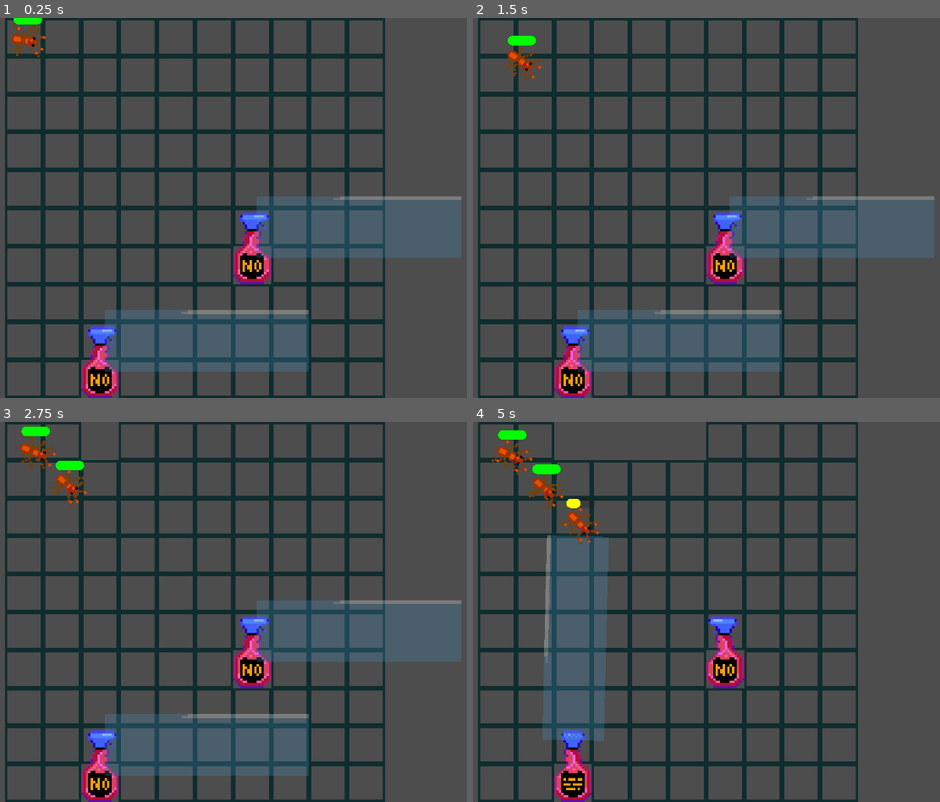
Above: before the commit, frames 1-4 (two rows, left to right).
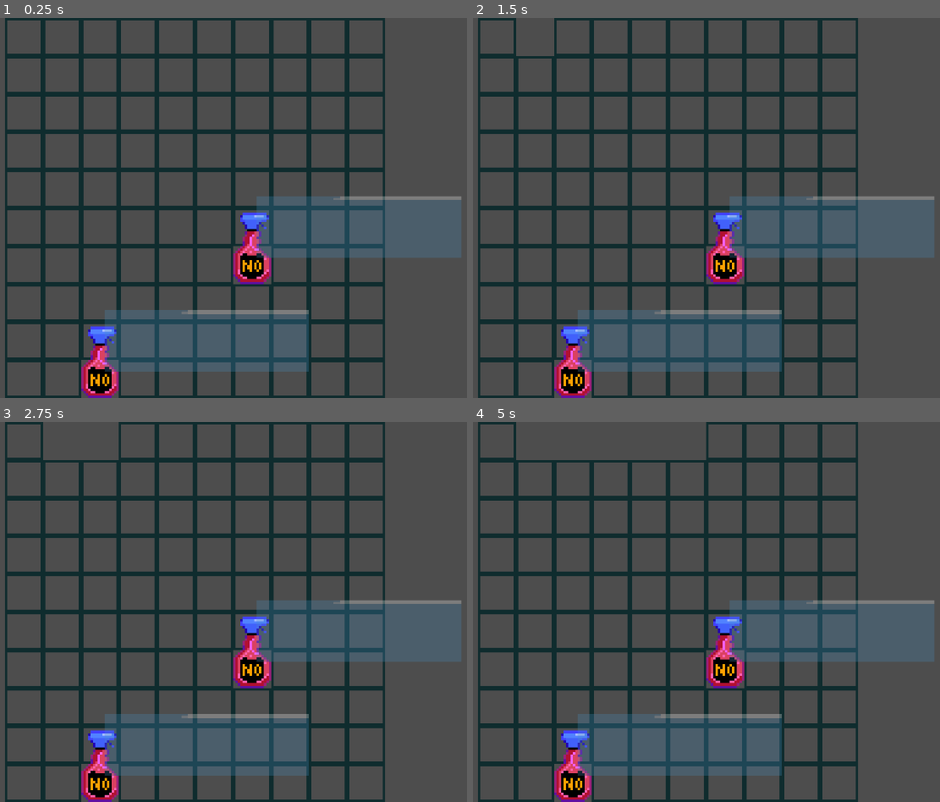
Above: after the commit, the same moments.

Repository: pmaitland/GGJ2026
Game: Godot game, scene res://scenes/main.tscn
Two runs of this game, one before a commit and one after it. Both use one fixed random seed, a clock stepped at 60 frames per second and the inputs below. The engine's default icon, where the game draws it, is replaced by a stand-in: a white triangle on a blue panel in a dark square.
Inputs (mouse positions are in pixels of both pictures, inside the frame that each line leads up to):
- Up to frame 1 (0.25 s): no input
- Up to frame 2 (1.5 s): move the mouse to (496, 37) at 0.52 s; click (496, 37) at 0.67 s; move the mouse to (533, 37) at 1.27 s; click (533, 37) at 1.42 s
- Up to frame 3 (2.75 s): move the mouse to (98, 441) at 2.02 s; click (98, 441) at 2.17 s
- Up to frame 4 (5 s): move the mouse to (613, 441) at 2.77 s; click (613, 441) at 2.92 s; move the mouse to (650, 441) at 3.52 s; click (650, 441) at 3.67 s; move the mouse to (687, 441) at 4.27 s; click (687, 441) at 4.42 s

The runs differ from the first frame. In frame 1, 0.4% of the frame differs, in the area x 2-10%, y 0-11%; in frame 2, 0.6%; in frame 3, 1.0%; in frame 4, 22%, in the area x 3-99%, y 0-100%.

Commit message:
level spec

Diff:
--- a/mask/project.godot
+++ b/mask/project.godot
@@ -18,6 +18,7 @@
 [autoload]
 
 AStar="*uid://xr7pm1dxmwti"
+Level="*uid://crspttxwwc0ja"
 
 [display]
 
--- a/mask/scenes/ant.tscn
+++ b/mask/scenes/ants/ant.tscn
@@ -2,12 +2,13 @@
 
 [ext_resource type="Script" uid="uid://c4ktuv2iigjrv" path="res://scripts/ant.gd" id="1_4guct"]
 [ext_resource type="SpriteFrames" uid="uid://mgqermg6jmps" path="res://sprites/basic_ant.tres" id="2_4guct"]
-[ext_resource type="Script" uid="uid://p8o7thnil8yc" path="res://scripts/progress_bar.gd" id="3_acg2n"]
+[ext_resource type="Script" path="res://scripts/progress_bar.gd" id="3_acg2n"]
 
 [sub_resource type="CircleShape2D" id="CircleShape2D_8svqu"]
 radius = 4.0
 
 [node name="Ant" type="RigidBody2D" unique_id=567423736]
+collision_mask = 0
 gravity_scale = 0.0
 lock_rotation = true
 script = ExtResource("1_4guct")
--- /dev/null
+++ b/mask/scenes/ants/bulky_ant.tscn
@@ -0,0 +1,15 @@
+[gd_scene format=3 uid="uid://cbs7oo0gvctkv"]
+
+[ext_resource type="PackedScene" uid="uid://dq8kaxvg6oe0" path="res://scenes/ants/ant.tscn" id="1_d57lg"]
+
+[node name="BulkyAnt" type="Node2D" unique_id=2083394880]
+
+[node name="Ant" parent="." unique_id=567423736 instance=ExtResource("1_d57lg")]
+collision_mask = 0
+health = 300
+speed = 5
+
+[node name="CollisionShape2D" parent="Ant" index="1" unique_id=1769478541]
+scale = Vector2(1.2, 1.2)
+
+[editable path="Ant"]
--- /dev/null
+++ b/mask/scenes/ants/fast_ant.tscn
@@ -0,0 +1,10 @@
+[gd_scene format=3 uid="uid://dfmmyjelg7b5g"]
+
+[ext_resource type="PackedScene" uid="uid://dq8kaxvg6oe0" path="res://scenes/ants/ant.tscn" id="1_n8d54"]
+
+[node name="FastAnt" type="Node2D" unique_id=537276307]
+
+[node name="Ant" parent="." unique_id=567423736 instance=ExtResource("1_n8d54")]
+collision_mask = 0
+health = 50
+speed = 25
--- a/mask/scripts/ant.gd
+++ b/mask/scripts/ant.gd
@@ -4,7 +4,7 @@
 
 @export var health = 100
 var current_health: int
-var speed = BASE_SPEED
+@export var speed = BASE_SPEED
 var rotation_speed = 1
 @onready var animation = $AnimatedSprite2D
 
--- a/mask/scripts/grid.gd
+++ b/mask/scripts/grid.gd
@@ -8,17 +8,27 @@
 @export var ant_count: int = 10
 @export var spray_bottles: Array[Vector2i]
 
-var ant_scene: PackedScene
+@onready var ant_scene: PackedScene  = load("res://scenes/ants/ant.tscn")
+@onready var fast_ant_scene: PackedScene = load("res://scenes/ants/fast_ant.tscn")
+@onready var bulky_ant_scene: PackedScene = load("res://scenes/ants/bulky_ant.tscn")
+@onready var mapping = {
+	Level.AntType.None: null,
+	Level.AntType.Basic: ant_scene,
+	Level.AntType.Fast: fast_ant_scene,
+	Level.AntType.Bulky: bulky_ant_scene,
+}
+
+func _get_ant_scene(type: Level.AntType) -> PackedScene:
+	return mapping[type]
 
 var ant_spawn_timer: Timer
 var ant_spawn_cooldown: float = 2
-var ants_spawned_count: int = 0
+var current_level = Level.level1
 
 var cells: Array[Node2D] = []
 
 
 func _ready() -> void:
-	ant_scene = load("res://scenes/ant.tscn")
 	ant_spawn_timer = Timer.new()
 	ant_spawn_timer.one_shot = true
 	add_child(ant_spawn_timer)
@@ -33,12 +43,20 @@
 	_create_spray_bottles()
 
 
+func _next_ant() -> PackedScene:
+	var scene = _get_ant_scene(current_level.get_ant())
+	current_level.next()
+	return scene
+
+
 func _process(_delta) -> void:
-	if ant_spawn_timer.is_stopped() and ants_spawned_count < ant_count:
-		var ant: Node2D = ant_scene.instantiate()
-		ant.position = start
-		add_child(ant)
-		ants_spawned_count += 1
+	if ant_spawn_timer.is_stopped() and current_level.should_continue():
+		var scene = _next_ant()
+		if scene:
+			var ant: Node2D = scene.instantiate()
+			ant.position = start
+			add_child(ant)
+
 		ant_spawn_timer.start(ant_spawn_cooldown)
 
 
--- /dev/null
+++ b/mask/scripts/level.gd
@@ -0,0 +1,45 @@
+extends Node
+
+enum AntType { None, Basic, Fast, Bulky }
+
+
+class AntGroup extends Object:
+	var type: Level.AntType
+	var count: int
+
+	func _init(type: Level.AntType, count: int):
+		self.type = type
+		self.count = count
+
+
+class AntHoard:
+	var groups: Array[AntGroup]
+	var current_group: int = 0
+	var count_in_group: int = 0
+
+	func _init(groups: Array[AntGroup]):
+		self.groups = groups
+
+	func should_continue():
+		return (current_group < groups.size())
+
+	func next():
+		self.count_in_group += 1
+		if self.count_in_group >= self.groups[self.current_group].count:
+			self.current_group += 1
+			self.count_in_group = 0
+		return should_continue()
+
+	func get_ant():
+		return self.groups[self.current_group].type
+
+
+
+var level1 = AntHoard.new([
+	AntGroup.new(Level.AntType.None, 5),
+	AntGroup.new(Level.AntType.Basic, 10),
+	AntGroup.new(Level.AntType.None, 5),
+	AntGroup.new(Level.AntType.Fast, 2),
+	AntGroup.new(Level.AntType.None, 5),
+	AntGroup.new(Level.AntType.Bulky, 2),
+])
Not shown, added: mask/scripts/level.gd.uid
Not shown, added: mask/sprites/cinnamon/cinnamon-tilemap-Sheet.png.import
